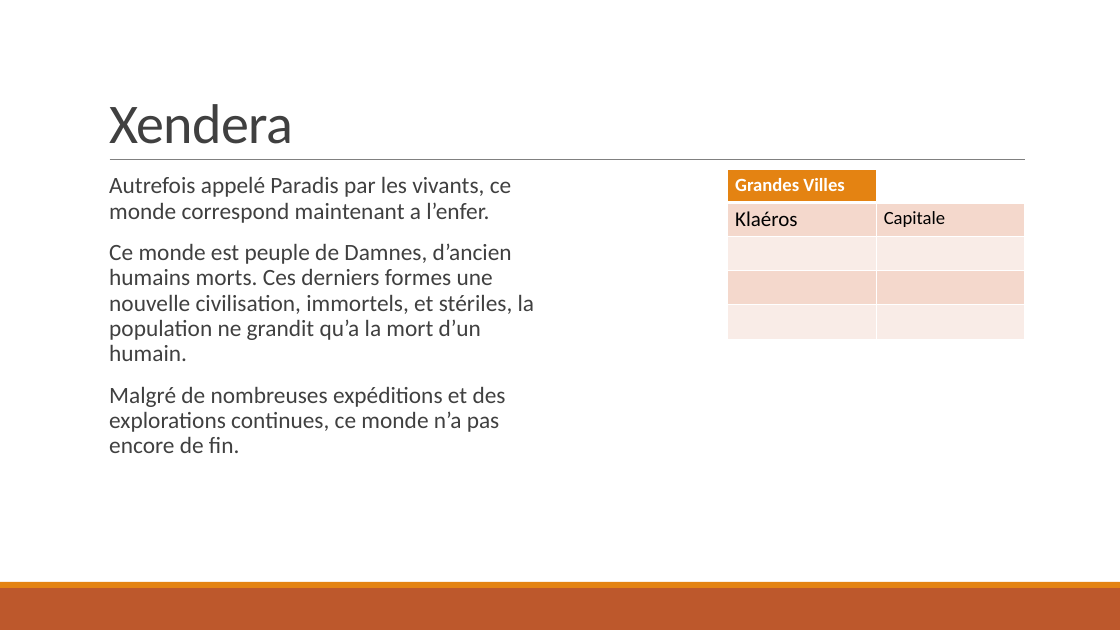
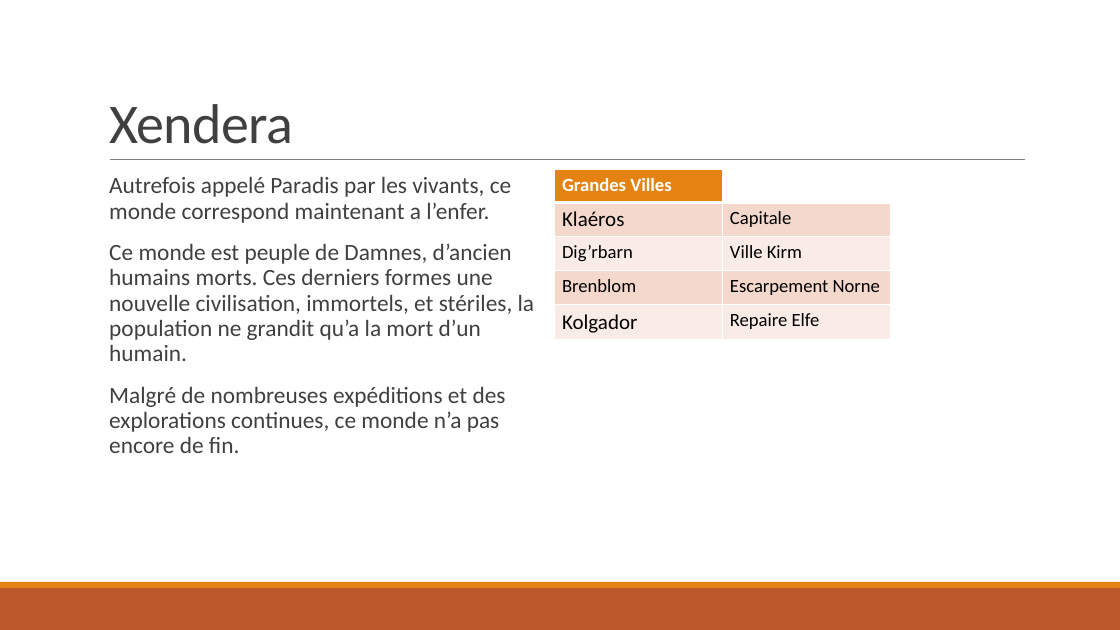
Before and after one commit to NCarrez/JdR-DeadSpells, a slide deck: slide 7 of 00 - Presentation.pptx (slide 5 before the commit). Drawn at 1120x630 pixels with LibreOffice and Linux fonts; fonts in the diff are those of the drawing. Boxes give left, top, right and bottom in pixels: in the first picture for what was removed or moved away, otherwise in the second. Text is boxed around its words. In the diff, an @@ line names an element or a change of style, - is before the commit and + after.

```diff
--- a/00 - Presentation.pptx
+++ b/00 - Presentation.pptx
@@ table at bbox=[555, 170, 891, 339] @@
-row 3, column 1: 
+row 3, column 1: Dig’rbarn
-row 3, column 2: 
+row 3, column 2: Ville Kirm
-row 4, column 1: 
+row 4, column 1: Brenblom
-row 4, column 2: 
+row 4, column 2: Escarpement Norne
-row 5, column 1: 
+row 5, column 1: Kolgador
-row 5, column 2: 
+row 5, column 2: Repaire Elfe
@@ table: place and size @@
-table at bbox=[728, 170, 1025, 339]
+table at bbox=[555, 170, 891, 339]
```
Also in this commit, not shown: 8 other slides changed, 6 slides added, 5 slides removed.
